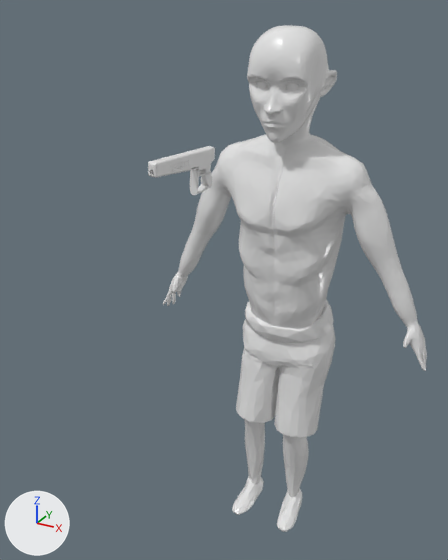
What one commit did to the FBX model Gra 3D/Assets/Materials/postac_v1.fbx.
The view is the same before and after, from a camera (50 mm lens) standing at (2.36, -5.48, 0.51) and looking at (-0.15, -0.93, -1.77). Every picture has the same lights, and +X, +Y and +Z are marked at lower left. Where no turn or scale is listed for an object, it has been applied to the vertices.

The scene before the commit, as lines of its bpy script (objects in view):
```python
mat_material_0 = principled_material('Material_0')
mat_material_0.base_color = (0.8, 0.8, 0.8)  # white #e7e7e7
mat_material_0.roughness = 0.25
mat_material_1 = principled_material('Material_1')
mat_material_1.base_color = (0.8, 0.8, 0.8)  # white #e7e7e7
mat_material_1.roughness = 0.25
me_kula = bpy.data.meshes.new('Kula')
me_kula.from_pydata(...)  # 3307 vertices, 6610 faces; spans x 0.025..0.8, y -0.541..0.281, z 4.687..5.683
me_kula.materials.append(mat_material_1)  # white #e7e7e7
me_kula_1_split = bpy.data.meshes.new('Kula 1 split')
me_kula_1_split.from_pydata(...)  # 17189 vertices, 34335 faces; spans x -1.15..1.98, y -0.43..0.55, z -0.09..5.06
me_kula_1_split.materials.append(mat_material_0)  # white #e7e7e7
me_pistolet = bpy.data.meshes.new('pistolet')
me_pistolet.from_pydata(...)  # 4581 vertices, 9167 faces; spans x -6.74..-0.56, y 0.27..3.21, z -0.03..0.68
ob_kula = bpy.data.objects.new('Kula', me_kula)
ob_kula.location = (-0.413, 0.156, -5.322)
ob_kula_1_split = bpy.data.objects.new('Kula 1 split', me_kula_1_split)
ob_kula_1_split.location = (-0.413, 0.156, -5.322)
ob_pistolet = bpy.data.objects.new('pistolet', me_pistolet)
ob_pistolet.location = (-0.087, -2.118, -0.833)
ob_pistolet.rotation_euler = (1.506, -0.0236, -1.643)  # degrees (86, -1.4, -94)
ob_pistolet.scale = (0.117, 0.117, 0.117)
```
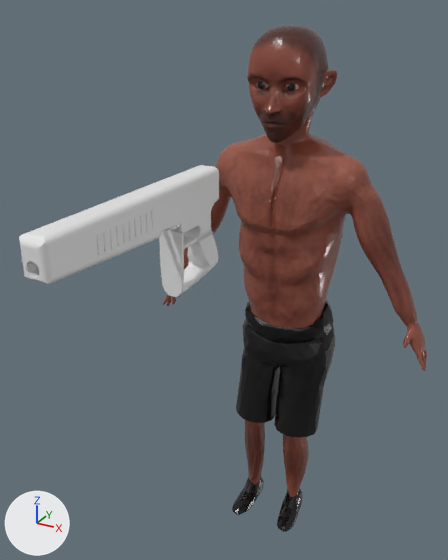
Boxes [x1, y1, x2, y2] around the edits, measured in the pictures (448 x 560 px):
```json
{"object": "Kula 1 split", "change": "surface changed", "before": [163, 110, 427, 532], "after": [163, 110, 427, 532]}
{"object": "pistolet", "change": "moved, turned, rescaled", "before": [148, 146, 215, 195], "after": [19, 165, 219, 297]}
{"object": "Kula", "change": "surface changed", "before": [247, 25, 337, 143], "after": [247, 25, 337, 143], "on screen": "grey to brown"}
```

Scene script edits in JSON lines:
```json
{"op": "add", "block": "img_głowa_png", "code": ["img_głowa_png = load_image('głowa.png', 'głowa.png', 1024, 1024, 'sRGB')"]}
{"op": "add", "block": "img_tłów_png", "code": ["img_tłów_png = load_image('tłów.png', 'tłów.png', 1024, 1024, 'sRGB')"]}
{"op": "remove", "block": "mat_material_1", "code": "mat_material_1.base_color = (0.8, 0.8, 0.8)  # white #e7e7e7"}
{"op": "add", "block": "mat_material_1", "code": "mat_material_1.texture = img_głowa_png"}
{"op": "remove", "block": "mat_material_0", "code": "mat_material_0.base_color = (0.8, 0.8, 0.8)  # white #e7e7e7"}
{"op": "add", "block": "mat_material_0", "code": "mat_material_0.texture = img_tłów_png"}
{"op": "set", "path": "ob_pistolet.location", "old": "(-0.087, -2.118, -0.833)", "new": "(-0.058, -3.336, -1.676)"}
{"op": "set", "path": "ob_pistolet.rotation_euler", "old": "(1.506, -0.0236, -1.643)", "new": "(1.567, -0.0001, -1.578)", "note": "degrees (86, -1.4, -94) -> degrees (90, 0, -90)"}
{"op": "set", "path": "ob_pistolet.scale", "old": "(0.117, 0.117, 0.117)", "new": "(0.317, 0.317, 0.317)"}
```
